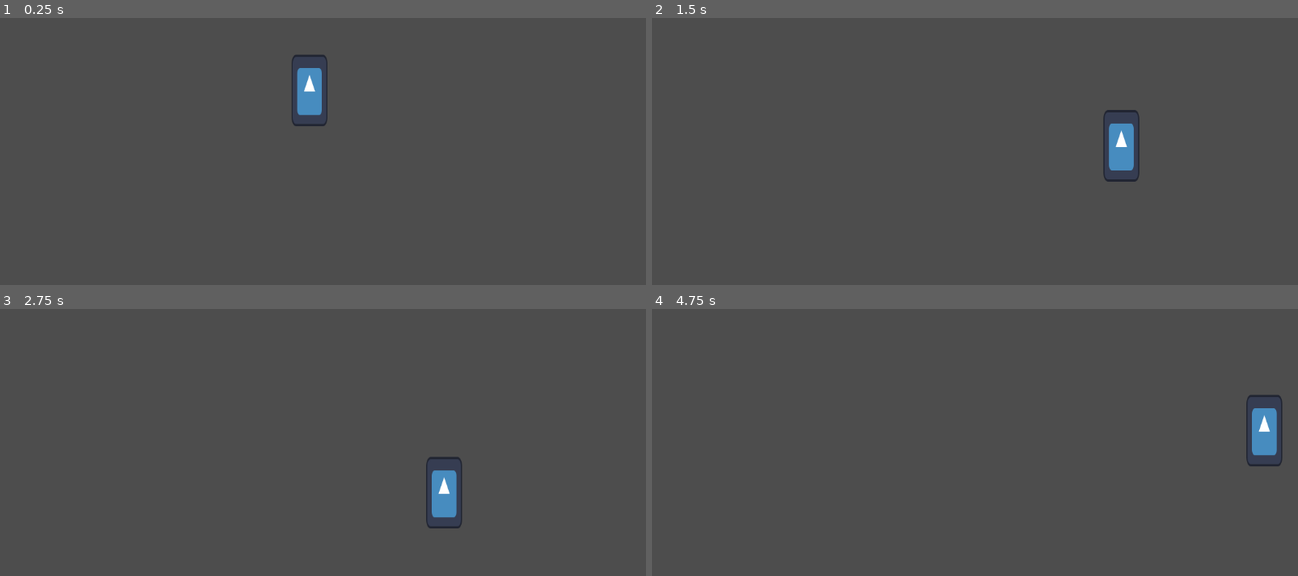
Above: before the commit, frames 1-4 (two rows, left to right).
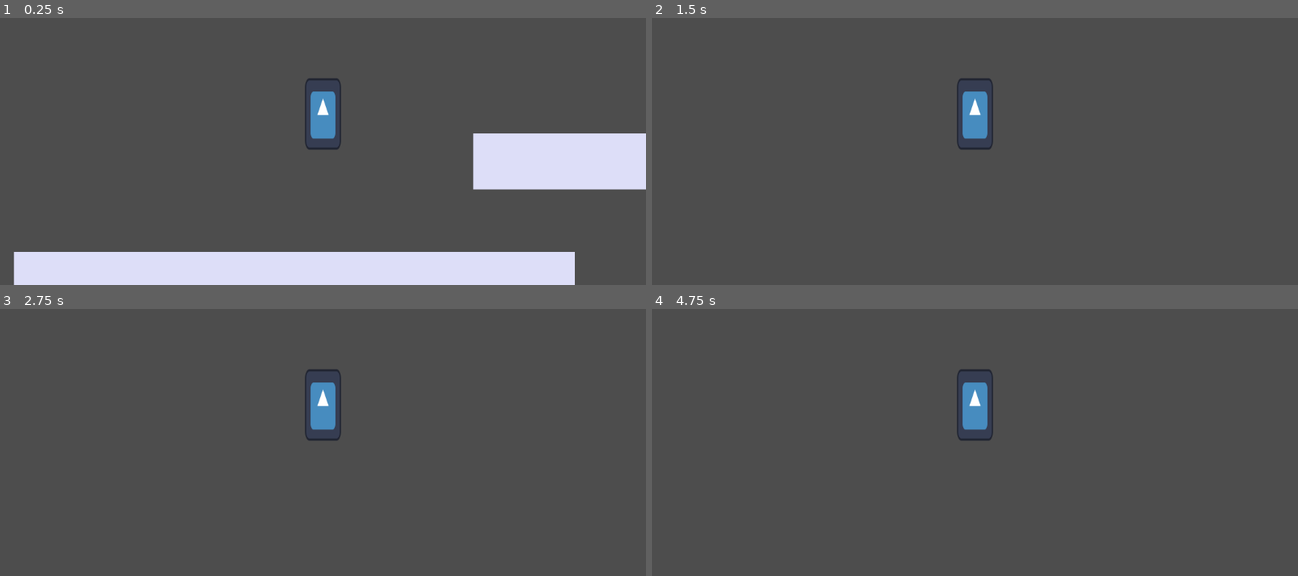
Above: after the commit, the same moments.

Repository: ivanmacieldxz/2d-platformer-tuto-godot
Game: Godot game, scene res://scenes/world.tscn
Same seed, same stepped clock (60 frames per second), same inputs: the game is played once before the commit and once after it. The engine's default icon, where the game draws it, is replaced by a stand-in: a white triangle on a blue panel in a dark square.
Inputs:
- Up to frame 1 (0.25 s): no input
- Up to frame 2 (1.5 s): hold D (move_right) from 0.53 s (still down); tap Space (jump) at 0.6, 0.77, 1.07, 1.35 s
- Up to frame 3 (2.75 s): tap Space (jump) at 1.52, 1.82, 2.1 s; release D (move_right) at 2.03 s; hold A (move_left) from 2.03 s (still down)
- Up to frame 4 (4.75 s): release A (move_left) at 2.78 s; hold D (move_right) 2.78-4.28 s; tap Space (jump) at 2.85, 3.02, 3.32, 3.6, 3.77, 4.07, 4.35, 4.52 s; hold A (move_left) from 4.28 s (still down)

The runs differ from the first frame. In frame 1, 18% of the frame differs, in the area x 2-100%, y 13-100%; in frame 2, 1.8%; in frame 3, 1.8%; in frame 4, 1.8%.

Commit message:
Fin del tuto

Diff:
--- a/scenes/player.tscn
+++ b/scenes/player.tscn
@@ -8,7 +8,6 @@
 
 [node name="Player" type="CharacterBody2D"]
 script = ExtResource("1_11wpd")
-metadata/_edit_group_ = true
 
 [node name="Sprite2D" type="Sprite2D" parent="."]
 position = Vector2(0, -64)
@@ -18,3 +17,6 @@
 [node name="CollisionShape2D" type="CollisionShape2D" parent="."]
 position = Vector2(0, -64)
 shape = SubResource("RectangleShape2D_ou3yw")
+
+[node name="Camera2D" type="Camera2D" parent="."]
+position = Vector2(0, -82)
--- a/scenes/world.tscn
+++ b/scenes/world.tscn
@@ -1,8 +1,37 @@
-[gd_scene load_steps=2 format=3 uid="uid://c1delr7p6514i"]
+[gd_scene load_steps=4 format=3 uid="uid://c1delr7p6514i"]
 
 [ext_resource type="PackedScene" uid="uid://cb4ltjvq8k7oo" path="res://scenes/player.tscn" id="1_0wcub"]
+
+[sub_resource type="QuadMesh" id="QuadMesh_uikm4"]
+size = Vector2(1000, 100)
+
+[sub_resource type="RectangleShape2D" id="RectangleShape2D_hlma1"]
+size = Vector2(1000, 100)
 
 [node name="World" type="Node2D"]
 
 [node name="Player" parent="." instance=ExtResource("1_0wcub")]
 position = Vector2(552, 304)
+jump_force = 900
+
+[node name="Platform" type="StaticBody2D" parent="."]
+position = Vector2(501, 597)
+metadata/_edit_group_ = true
+
+[node name="MeshInstance2D" type="MeshInstance2D" parent="Platform"]
+modulate = Color(0.866667, 0.870588, 0.972549, 1)
+mesh = SubResource("QuadMesh_uikm4")
+
+[node name="CollisionShape2D" type="CollisionShape2D" parent="Platform"]
+shape = SubResource("RectangleShape2D_hlma1")
+
+[node name="Platform2" type="StaticBody2D" parent="."]
+position = Vector2(1320, 385)
+metadata/_edit_group_ = true
+
+[node name="MeshInstance2D" type="MeshInstance2D" parent="Platform2"]
+modulate = Color(0.866667, 0.870588, 0.972549, 1)
+mesh = SubResource("QuadMesh_uikm4")
+
+[node name="CollisionShape2D" type="CollisionShape2D" parent="Platform2"]
+shape = SubResource("RectangleShape2D_hlma1")
--- a/scripts/player.gd
+++ b/scripts/player.gd
@@ -13,7 +13,8 @@
 		if velocity.y > 500:
 			velocity.y = 500
 
-	#should add this conditional under else clause, so it can only jump when on floor
+	#should add this conditional under else clause, so it can only jump when on
+	#floor
 	if Input.is_action_just_pressed("jump"):
 		velocity.y = -jump_force
 
Not shown, added: .gitattributes
Not shown, added: .gitignore
